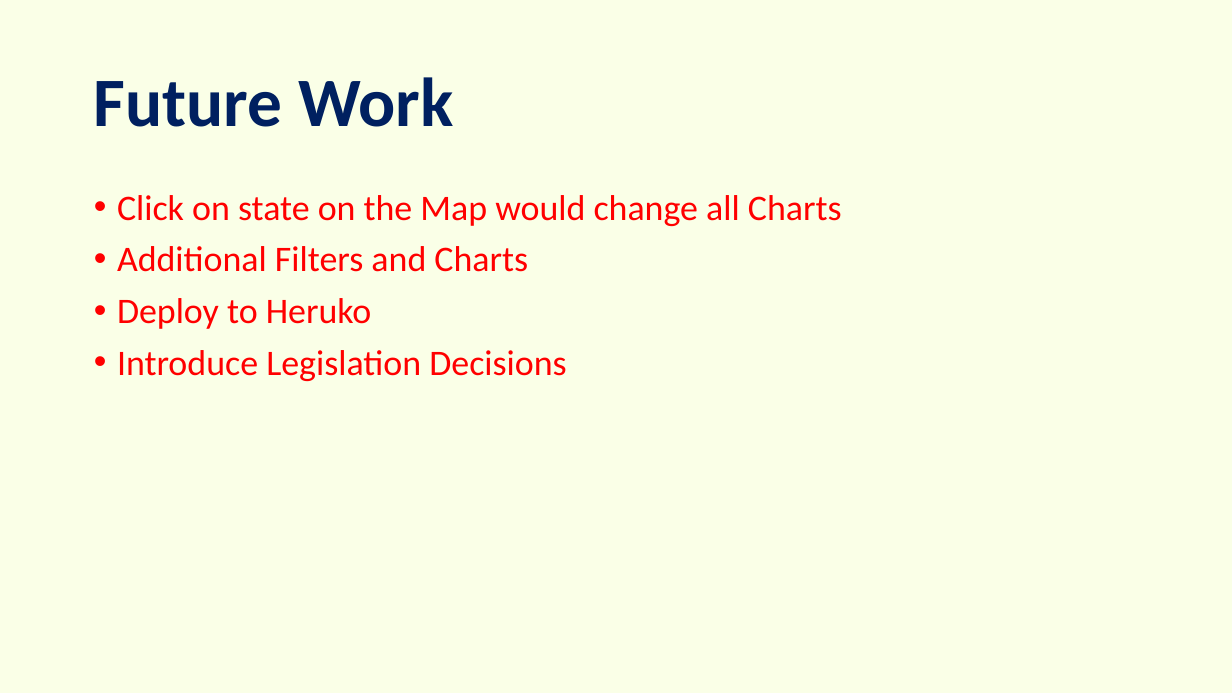
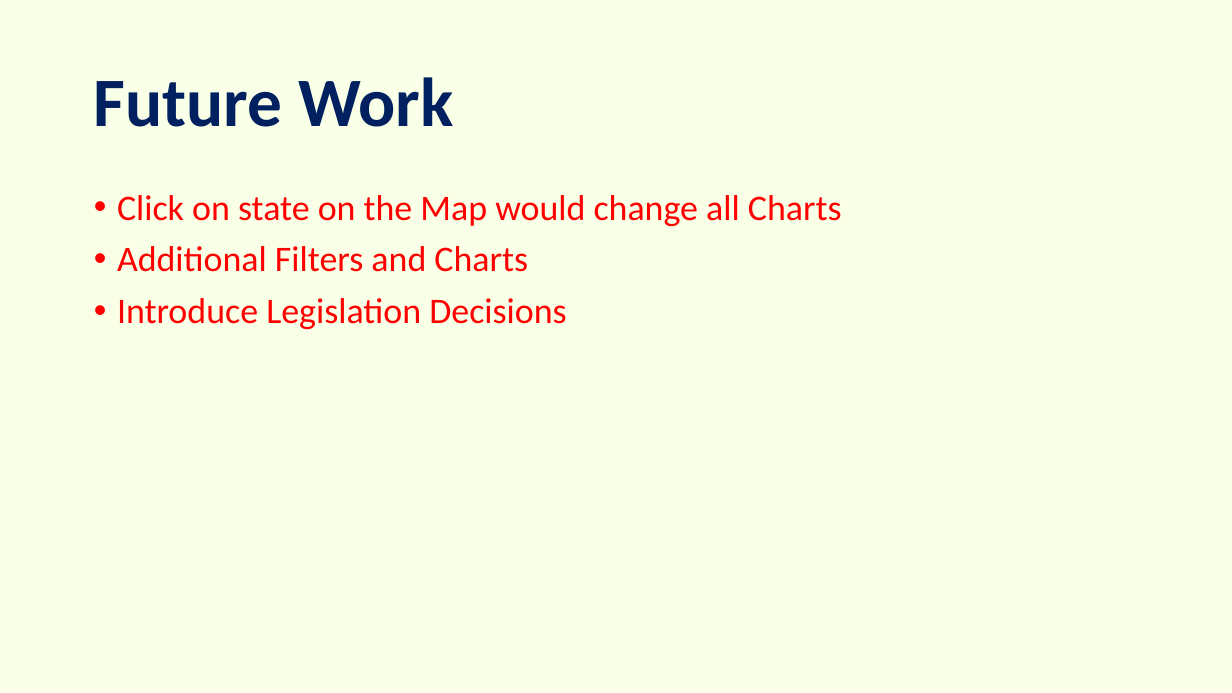
Before and after one commit to peterjorphan/Project-2-Congress, a slide deck: slide 10 of Congress.pptx. Drawn at 1232x693 pixels with LibreOffice and Linux fonts; fonts in the diff are those of the drawing. Boxes give left, top, right and bottom in pixels: in the first picture for what was removed or moved away, otherwise in the second. Text is boxed around its words. In the diff, an @@ line names an element or a change of style, - is before the commit and + after.

Commit message:
final

```diff
--- a/Congress.pptx
+++ b/Congress.pptx
@@ text at box(117, 298, 372, 329): paragraph removed @@
-• Deploy to Heruko
```
